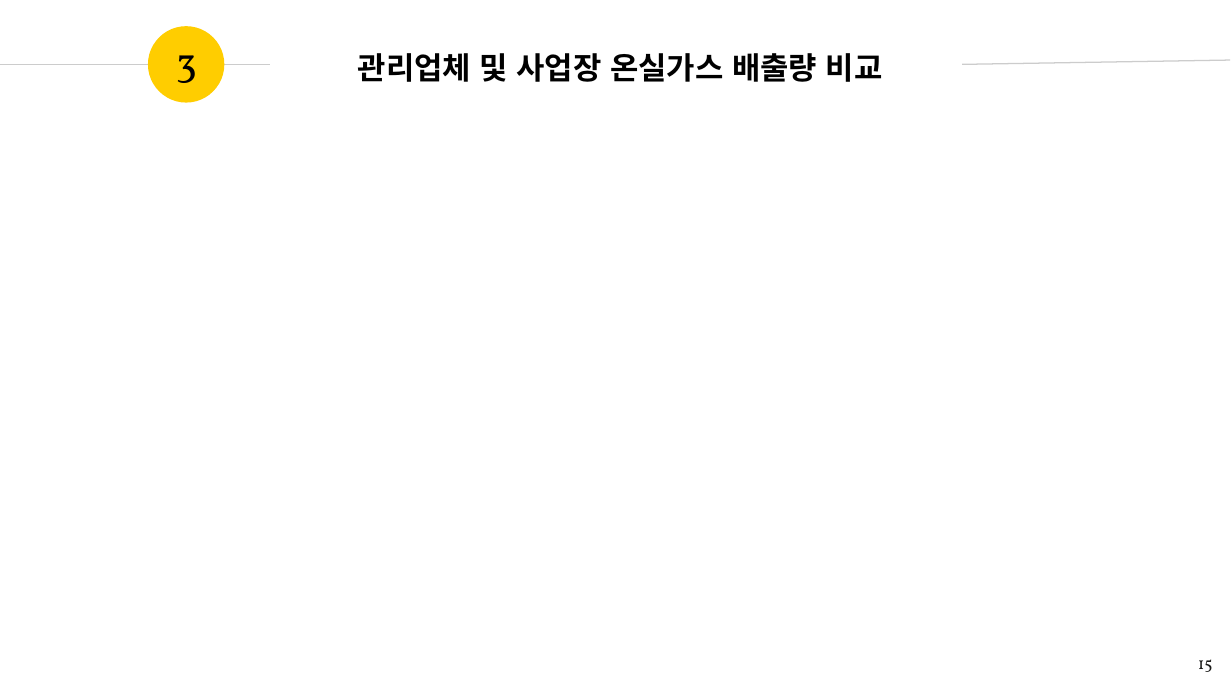
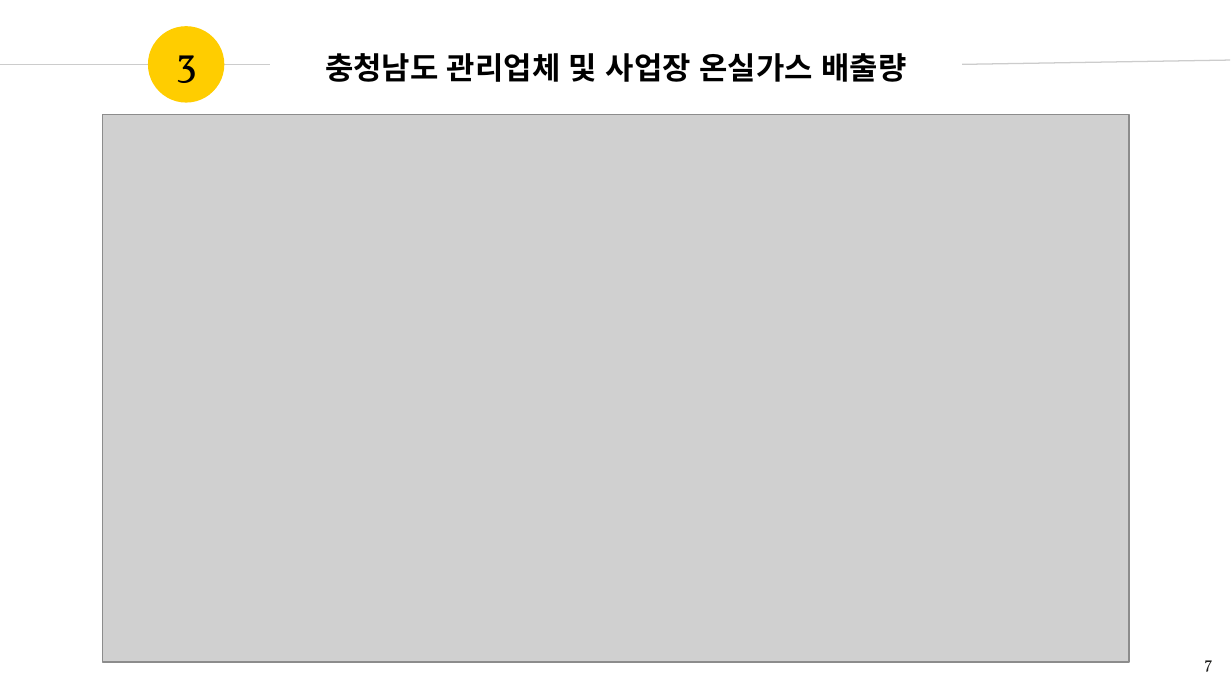
Before and after one commit to KEEMJEE/toy_Python, a slide deck: slide 7 of 토이프로젝트_Python.pptx (slide 15 before the commit). Drawn at 1232x693 pixels with LibreOffice and Linux fonts; fonts in the diff are those of the drawing; grey boxes stand for pictures; background and template pictures are left out. Boxes give left, top, right and bottom in pixels: in the first picture for what was removed or moved away, otherwise in the second. Text is boxed around its words. In the diff, an @@ line names an element or a change of style, - is before the commit and + after.

```diff
--- a/토이프로젝트_Python.pptx
+++ b/토이프로젝트_Python.pptx
@@ title at [325,53,907,82]: text changed @@
-관리업체 및 사업장 온실가스 배출량 비교
+충청남도 관리업체 및 사업장 온실가스 배출량
@@ picture added at [102,115,1129,662] @@
@@ page number at [1204,660,1212,672]: text changed @@
-15
+7
```
Also in this commit, not shown: 2 other slides changed, 8 slides removed, 1 other file.
